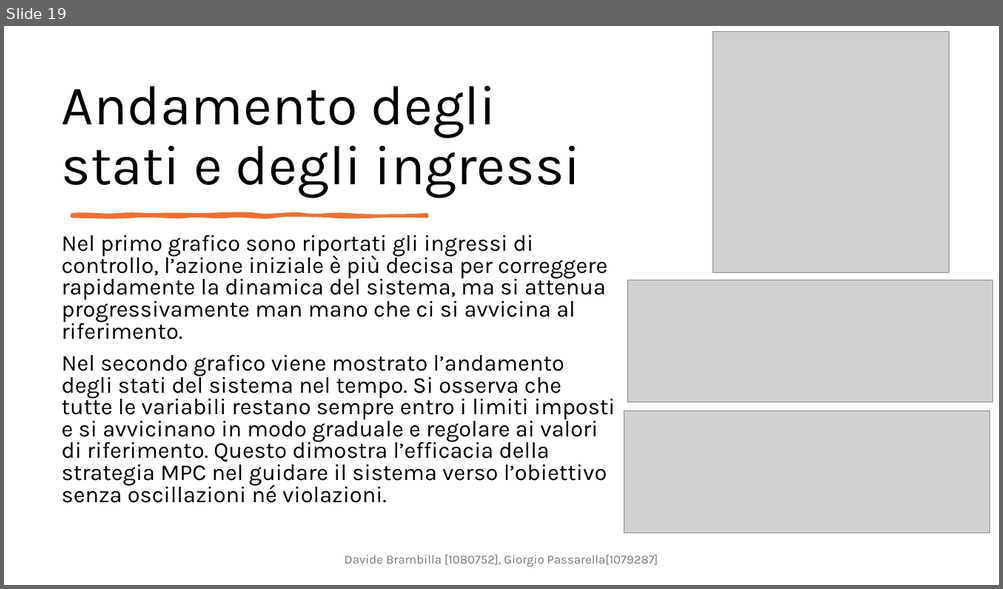
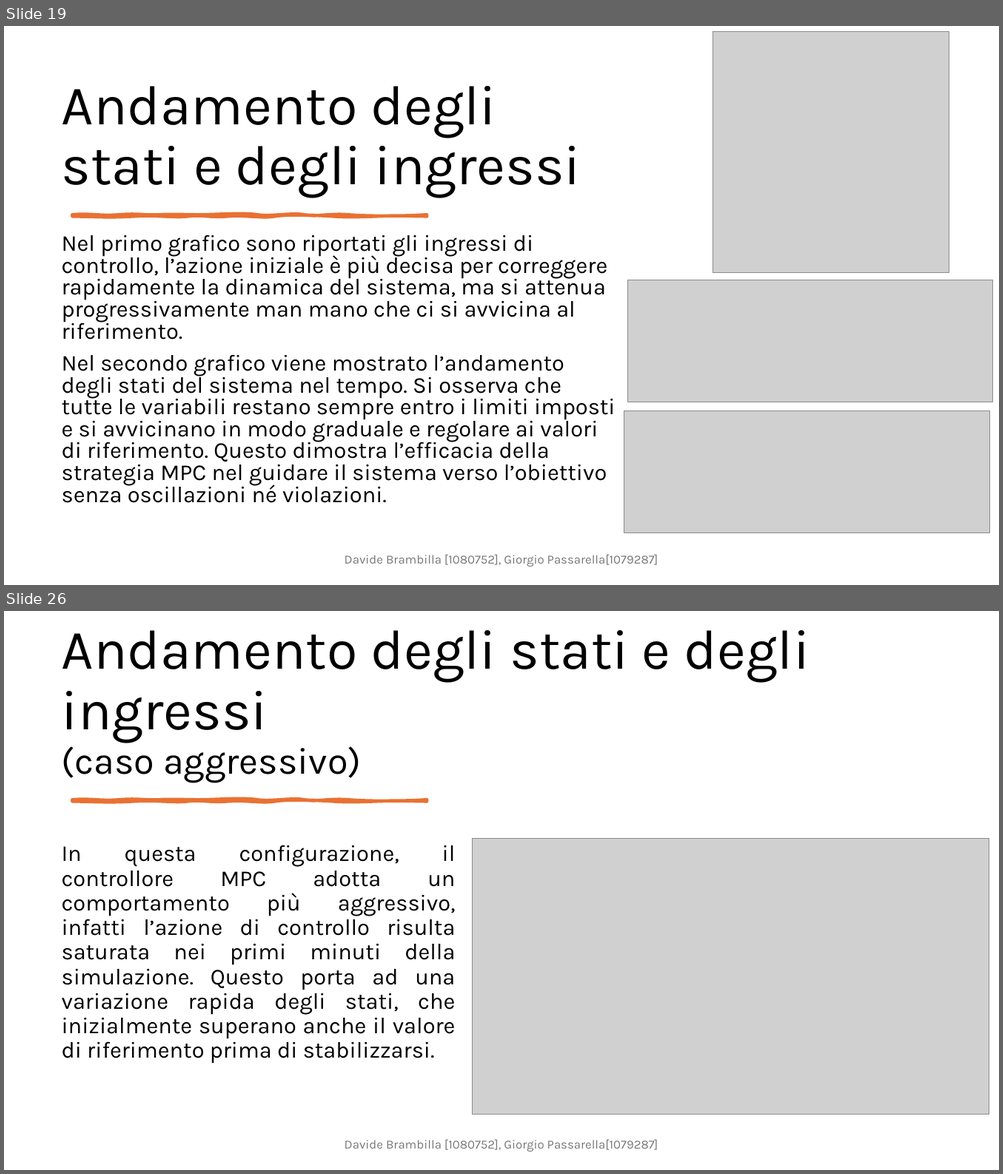
Before and after one commit to DavideBrambilla98/interconnectedTanksMPC, a slide deck: cam.pptx. Shown one above the other, each under a label of ours: slide 19 before the commit, slides 19 and 26 after it; the slides between them are not shown. The pictures are 1003x589 and 1003x1174 pixels, drawn with LibreOffice and Linux fonts; fonts in the diff are those of the drawing; grey boxes stand for pictures. Boxes give left, top, right and bottom in pixels: in the first picture for what was removed or moved away, otherwise in the second. Text is boxed around its words. In the diff, an @@ line names an element or a change of style, - is before the commit and + after.

```diff
--- a/cam.pptx
+++ b/cam.pptx
@@ slide 26 added at <box>4,611,999,1170</box>, background #FFFFFF @@
@@ title added at <box>62,630,810,783</box>, 54 pt, text #000000 @@
+Andamento degli stati e degli ingressi
+(caso aggressivo)
@@ freeform shape added at <box>73,800,427,801</box>, fill #E97132, outline #E97132 3.25 pt @@
@@ text added at <box>62,845,455,1064</box>, 22 pt, text #000000 @@
+In questa configurazione, il controllore MPC adotta un comportamento più aggressivo, infatti l’azione di controllo risulta saturata nei primi minuti della simulazione. Questo porta ad una variazione rapida degli stati, che inizialmente superano anche il valore di riferimento prima di stabilizzarsi.
@@ picture added at <box>472,839,989,1116</box> @@
@@ text added at <box>344,1140,658,1152</box>, 12 pt, text #797979 @@
+Davide Brambilla [1080752], Giorgio Passarella[1079287]
```
Also in this commit, not shown: 8 other slides added.
